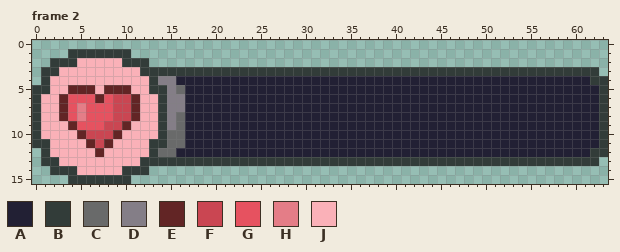
Pixel-art file -- assets/art/hud/health.aseprite. The picture above is the old version.
64x16 pixels, 25 frames. Shown: frame 2. The commit also changed other frames, which this record leaves out.
Palette (. is transparent): A #222034  B #323c39  C #696a6a  D #847e87  E #622525  F #ca4652  G #e65260  H #e47d87  J #fab1b8
Pixels before, frame 2, first column x 0:
 1 ....BBBBBBB.....................................................
 2 ..BBBJJJJJBBB...................................................
 3 .BBJJJJJJJJJBBBBBBBBBBBBBBBBBBBBBBBBBBBBBBBBBBBBBBBBBBBBBBBBBBB.
 4 .BJJJJJJJJJJJBDDAAAAAAAAAAAAAAAAAAAAAAAAAAAAAAAAAAAAAAAAAAAAAABB
 5 BBJJEEEJEEEJJBBDCAAAAAAAAAAAAAAAAAAAAAAAAAAAAAAAAAAAAAAAAAAAAAAB
 6 BJJEGGGEGFFEJJBDDAAAAAAAAAAAAAAAAAAAAAAAAAAAAAAAAAAAAAAAAAAAAAAB
 7 BJJEGHGGGFFEJJBDDAAAAAAAAAAAAAAAAAAAAAAAAAAAAAAAAAAAAAAAAAAAAAAB
 8 BJJEGHGGGFFEJJBDCAAAAAAAAAAAAAAAAAAAAAAAAAAAAAAAAAAAAAAAAAAAAAAB
 9 BJJJEGGGFFEJJJBDCAAAAAAAAAAAAAAAAAAAAAAAAAAAAAAAAAAAAAAAAAAAAAAB
10 BJJJJEFFFEJJJJBCCAAAAAAAAAAAAAAAAAAAAAAAAAAAAAAAAAAAAAAAAAAAAAAB
11 BBJJJJEFEJJJJBBCCAAAAAAAAAAAAAAAAAAAAAAAAAAAAAAAAAAAAAAAAAAAAAAB
12 .BJJJJJEJJJJJBCCAAAAAAAAAAAAAAAAAAAAAAAAAAAAAAAAAAAAAAAAAAAAAABB
13 .BBJJJJJJJJJBBBBBBBBBBBBBBBBBBBBBBBBBBBBBBBBBBBBBBBBBBBBBBBBBBB.
14 ..BBBJJJJJBBB...................................................
15 ....BBBBBBB.....................................................
After:
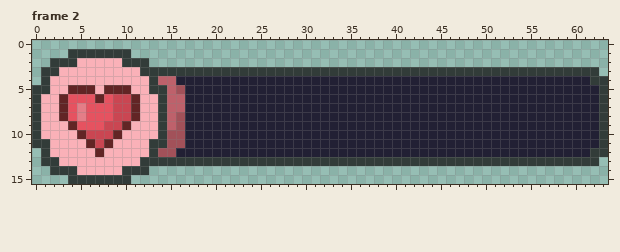
Change:
Colour C changes from #696a6a to #a25159.
Colour D changes from #847e87 to #be616b.
